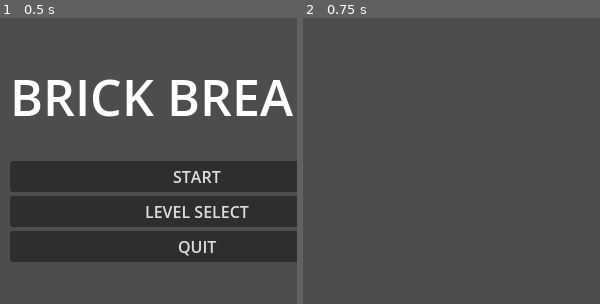
Above: before the commit, frames 1-2 (left to right).
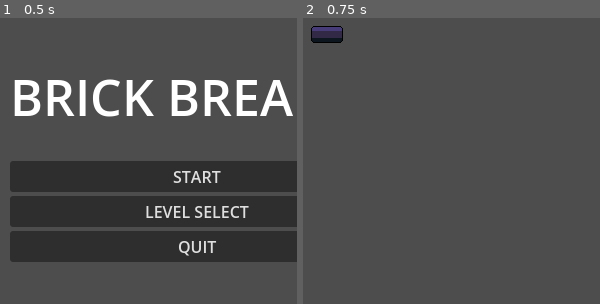
Above: after the commit, the same moments.

Repository: ccavalcanti11/godot_brick_breaker
Game: Godot game, scene res://scenes/MainMenu.tscn
Same seed, same stepped clock (60 frames per second), same inputs: the game is played once before the commit and once after it.
Inputs:
- Up to frame 1 (0.5 s): no input
- Up to frame 2 (0.75 s): click "START" at 0.5 s
The pictures show only the part of the screen within x 34-84%, y 27-77%; the shares and areas given below are measured in that part.

Frame 1 is identical in both runs. In frame 2, 0.6% of the frame differs, in the area x 2-14%, y 2-9%.

Commit message:
feat: adding purple brick with more health

Diff:
--- a/brickbreaker/project.godot
+++ b/brickbreaker/project.godot
@@ -30,6 +30,7 @@
 [global_group]
 
 ball=""
+brick=""
 
 [input]
 
--- a/brickbreaker/scenes/Ball.tscn
+++ b/brickbreaker/scenes/Ball.tscn
@@ -7,6 +7,7 @@
 radius = 18.0
 
 [node name="Ball" type="RigidBody2D" groups=["ball"]]
+collision_mask = 3
 script = ExtResource("1_ja1hk")
 
 [node name="CollisionShape2D" type="CollisionShape2D" parent="."]
--- /dev/null
+++ b/brickbreaker/scenes/PurpleBrick.tscn
@@ -0,0 +1,19 @@
+[gd_scene load_steps=4 format=3 uid="uid://b54v6fymjy1yg"]
+
+[ext_resource type="Script" uid="uid://ghvtia7gs8k3" path="res://scripts/brick.gd" id="1_cvyg1"]
+[ext_resource type="Texture2D" uid="uid://byww0nbfjr667" path="res://assets/sprites/purple_brick.png" id="2_cvyg1"]
+
+[sub_resource type="RectangleShape2D" id="RectangleShape2D_cvyg1"]
+size = Vector2(34, 19)
+
+[node name="PurpleBrick" type="StaticBody2D" groups=["brick"]]
+collision_layer = 2
+script = ExtResource("1_cvyg1")
+health = 2
+
+[node name="CollisionShape2D" type="CollisionShape2D" parent="."]
+position = Vector2(0, 1.5)
+shape = SubResource("RectangleShape2D_cvyg1")
+
+[node name="Sprite2D" type="Sprite2D" parent="."]
+texture = ExtResource("2_cvyg1")
--- a/brickbreaker/scenes/levels/Level1.tscn
+++ b/brickbreaker/scenes/levels/Level1.tscn
@@ -1,7 +1,8 @@
-[gd_scene load_steps=3 format=3 uid="uid://c8vv1in40tbhb"]
+[gd_scene load_steps=4 format=3 uid="uid://c8vv1in40tbhb"]
 
 [ext_resource type="PackedScene" uid="uid://bfmqsr8y8ikku" path="res://scenes/LevelBoundaries.tscn" id="1_fh0io"]
 [ext_resource type="PackedScene" uid="uid://0xx5bqm8eycu" path="res://scenes/Brick.tscn" id="2_68ib6"]
+[ext_resource type="PackedScene" uid="uid://b54v6fymjy1yg" path="res://scenes/PurpleBrick.tscn" id="3_x4si1"]
 
 [node name="Level1" type="Node2D"]
 
@@ -35,3 +36,6 @@
 
 [node name="Brick9" parent="Bricks" instance=ExtResource("2_68ib6")]
 position = Vector2(571, 115)
+
+[node name="PurpleBrick" parent="Bricks" instance=ExtResource("3_x4si1")]
+position = Vector2(227, 171)
Binary file added: brickbreaker/assets/sprites/purple_brick.png
Not shown, added: brickbreaker/assets/sprites/purple_brick.png.import
